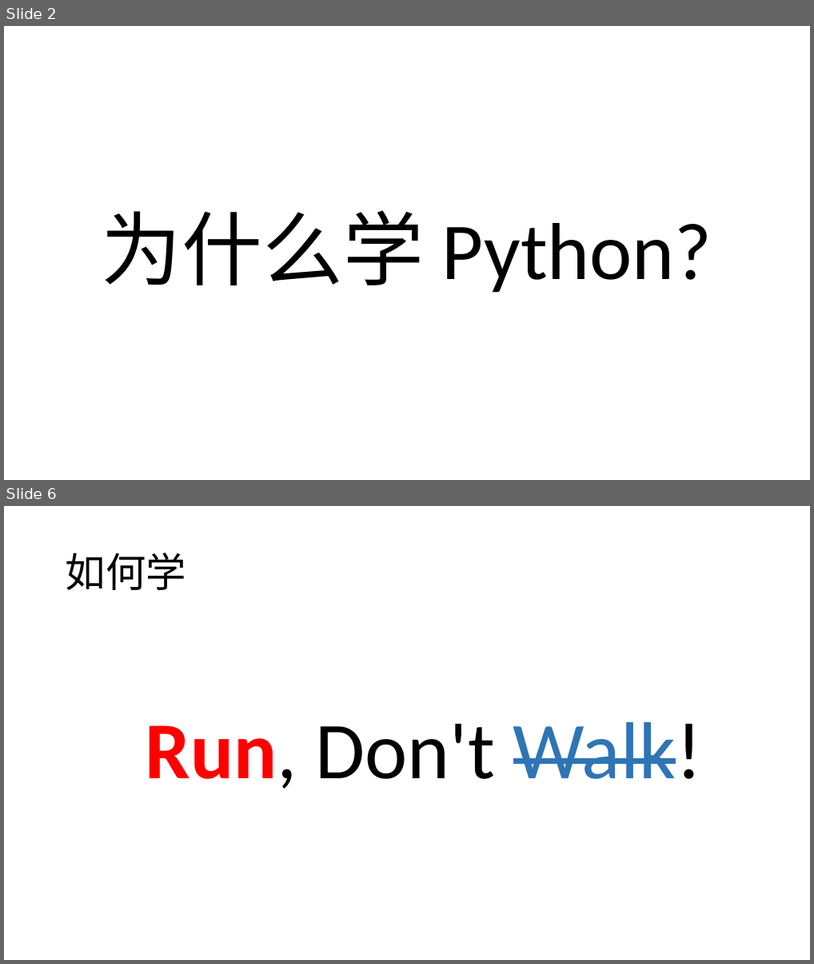
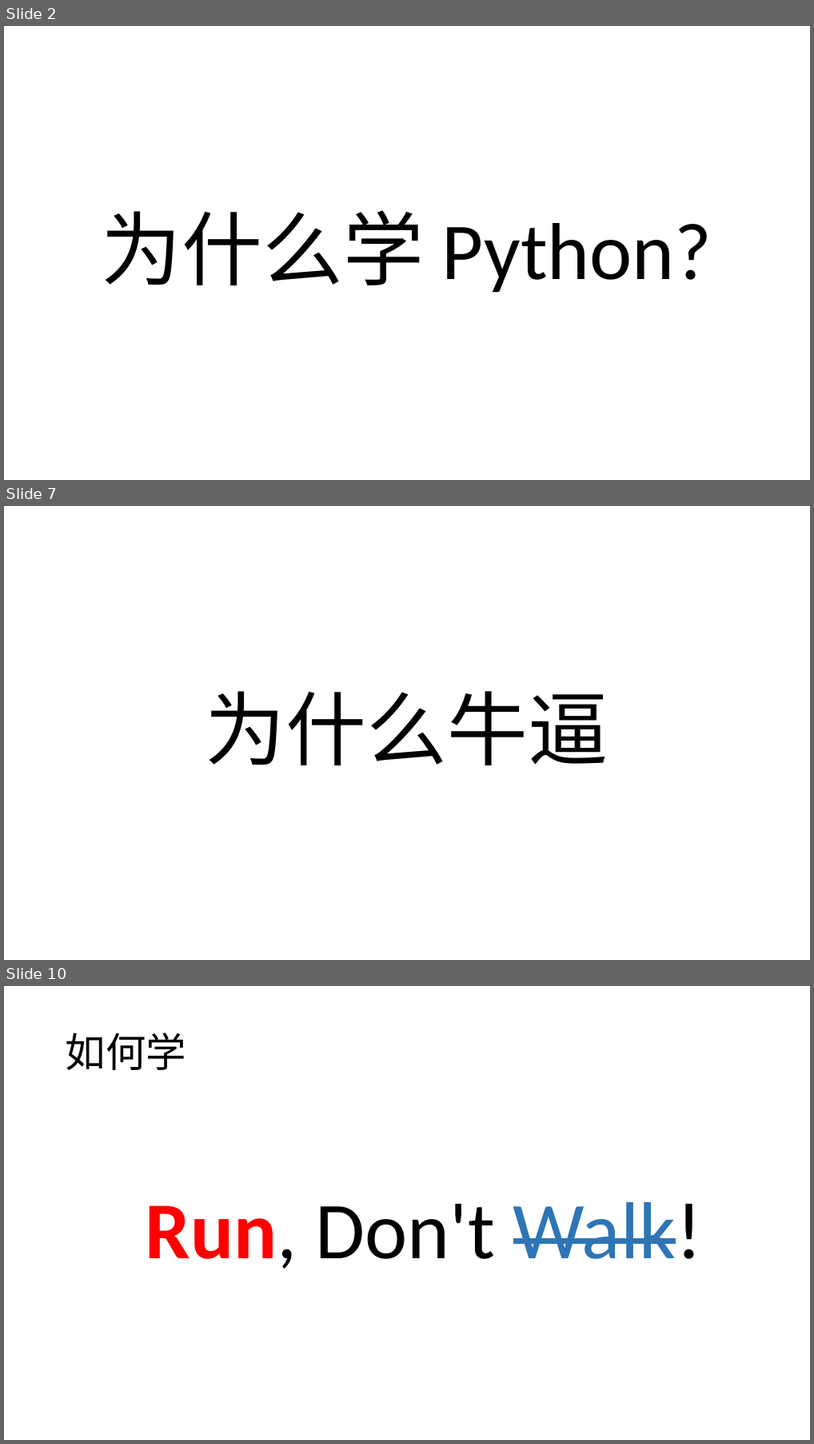
Before and after one commit to Jasper-Li/PythonTutorial, a slide deck: ppt/20分钟入门Python_上_李兴贺_20210619.pptx. Shown one above the other, each under a label of ours: slides 2 and 6 before the commit, slides 2, 7 and 10 after it; the slides between them are not shown. The pictures are 814x964 and 814x1444 pixels, drawn with LibreOffice and Linux fonts; fonts in the diff are those of the drawing. Boxes give left, top, right and bottom in pixels: in the first picture for what was removed or moved away, otherwise in the second. Text is boxed around its words. In the diff, an @@ line names an element or a change of style, - is before the commit and + after.

```diff
--- a/ppt/20分钟入门Python_上_李兴贺_20210619.pptx
+++ b/ppt/20分钟入门Python_上_李兴贺_20210619.pptx
@@ slide 7 added at (4,506,810,960), background #FFFFFF @@
@@ title added at (206,691,609,765), 96 pt, text #000000 @@
+为什么牛逼
@@ what was slide 6 is now slide 10 @@
```
Also in this commit, not shown: 4 slides changed, 3 other slides added, 1 slide removed.
